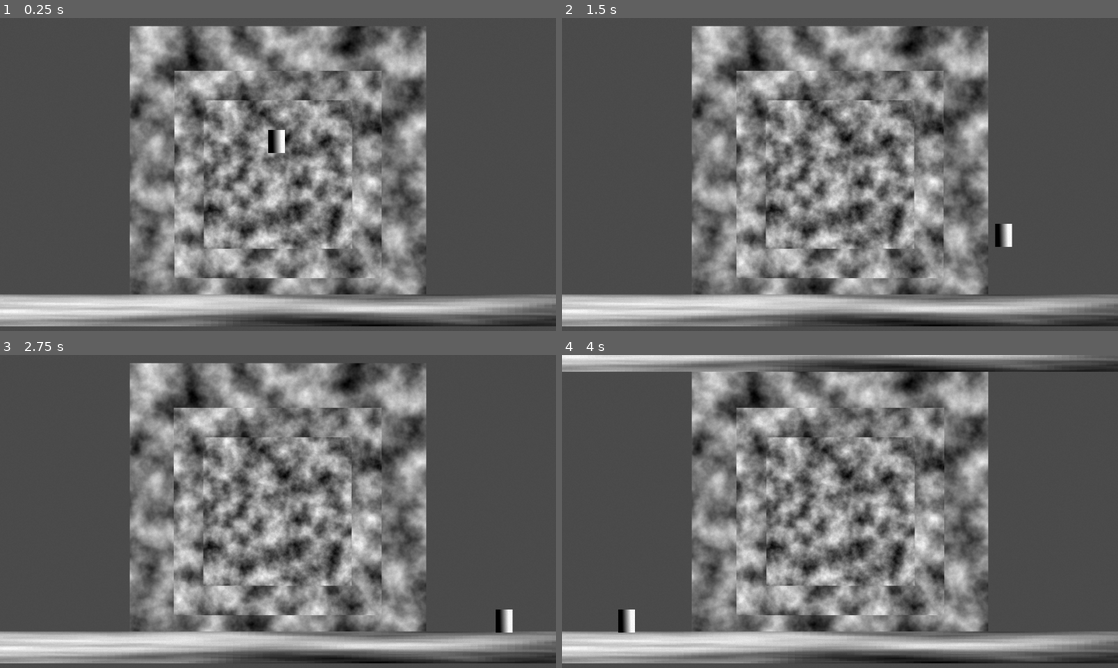
Above: before the commit, frames 1-4 (two rows, left to right).
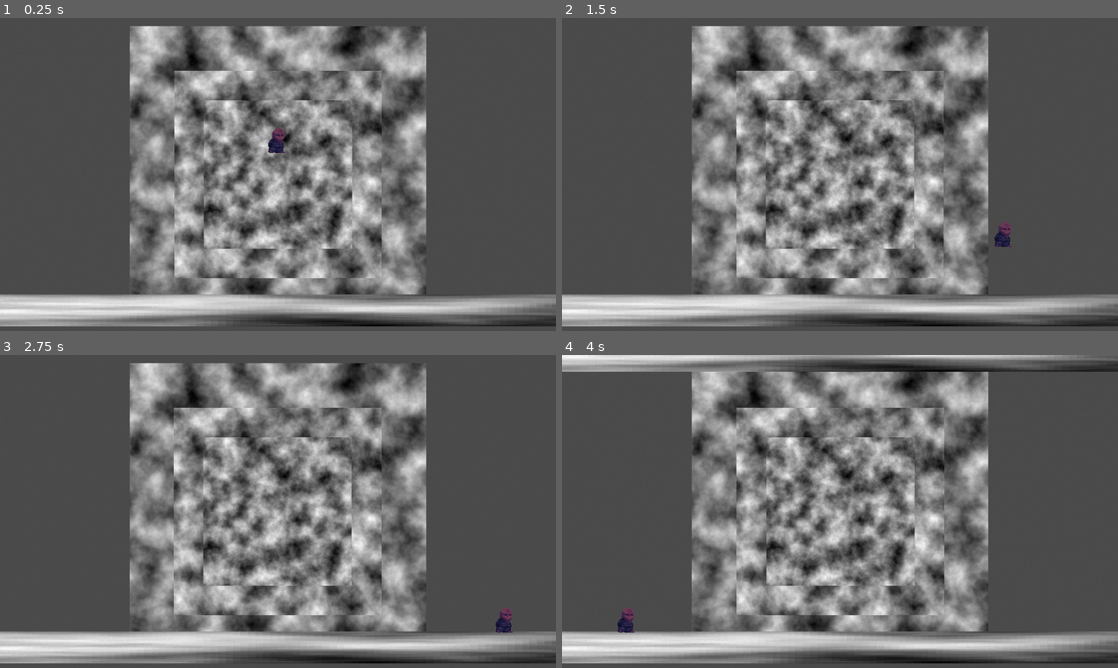
Above: after the commit, the same moments.

Repository: ManechLepage/PlatformerJam
Game: Godot game, scene res://Scenes/main.tscn
Two runs of this game, one before a commit and one after it. Both use one fixed random seed, a clock stepped at 60 frames per second and the inputs below.
Inputs:
- Up to frame 1 (0.25 s): no input
- Up to frame 2 (1.5 s): hold Right (Right) from 0.53 s (still down); tap Z (Meditate) at 0.6 s; tap W (Jump) at 0.77 s; tap X (Wash) at 1.35 s
- Up to frame 3 (2.75 s): tap W (Jump) at 1.52 s; release Right (Right) at 2.03 s; hold Left (Left) from 2.03 s (still down); tap Z (Meditate) at 2.1 s
- Up to frame 4 (4 s): release Left (Left) at 2.78 s; hold Right (Right) from 2.78 s (still down); tap X (Wash) at 2.85 s; tap W (Jump) at 3.02, 3.77 s; tap Z (Meditate) at 3.6 s

The runs differ from the first frame. In frame 1, 0.2% of the frame differs, in the area x 48-52%, y 35-44%; in frame 2, 0.2%, in the area x 77-81%, y 65-74%; in frame 3, 0.2%; in frame 4, 0.2%.

Commit message:
Spritesheet

Diff:
--- a/platformer-jam/Scenes/Player/player.tscn
+++ b/platformer-jam/Scenes/Player/player.tscn
@@ -1,6 +1,7 @@
 [gd_scene format=3 uid="uid://jus0vffp4nem"]
 
 [ext_resource type="Script" uid="uid://b8kew3elbwlo" path="res://Scripts/Player/player.gd" id="1_a3d8c"]
+[ext_resource type="Texture2D" uid="uid://p44sdkr4nqtu" path="res://Sprites/char_sheet.png" id="2_jhyir"]
 [ext_resource type="Script" uid="uid://covxk1e87jddg" path="res://Scripts/Player/StateMachine/state_machine.gd" id="2_xpcdj"]
 [ext_resource type="Script" uid="uid://bm5o7y4tnpqcd" path="res://Scripts/Player/StateMachine/running.gd" id="3_xpcdj"]
 [ext_resource type="Script" uid="uid://cbt0hbfm245pb" path="res://Scripts/Player/StateMachine/idle.gd" id="4_dd0ac"]
@@ -10,14 +11,55 @@
 [ext_resource type="Script" uid="uid://dl3j66yoqe0yg" path="res://Scripts/Player/StateMachine/meditate_running.gd" id="8_jlvik"]
 [ext_resource type="Script" uid="uid://d2y1dft21woiq" path="res://Scripts/Player/StateMachine/wash.gd" id="9_gk6dx"]
 
-[sub_resource type="Gradient" id="Gradient_dd0ac"]
+[sub_resource type="AtlasTexture" id="AtlasTexture_74mp2"]
+atlas = ExtResource("2_jhyir")
+region = Rect2(0, 0, 64, 64)
 
-[sub_resource type="GradientTexture2D" id="GradientTexture2D_g4v7s"]
-gradient = SubResource("Gradient_dd0ac")
-width = 29
-height = 40
-fill_from = Vector2(0.22395833, 0.47395834)
-fill_to = Vector2(0.765625, 0.4565972)
+[sub_resource type="AtlasTexture" id="AtlasTexture_oikmp"]
+atlas = ExtResource("2_jhyir")
+region = Rect2(64, 0, 64, 64)
+
+[sub_resource type="AtlasTexture" id="AtlasTexture_06tpx"]
+atlas = ExtResource("2_jhyir")
+region = Rect2(128, 0, 64, 64)
+
+[sub_resource type="AtlasTexture" id="AtlasTexture_7g0yx"]
+atlas = ExtResource("2_jhyir")
+region = Rect2(192, 0, 64, 64)
+
+[sub_resource type="AtlasTexture" id="AtlasTexture_dey5f"]
+atlas = ExtResource("2_jhyir")
+region = Rect2(256, 0, 64, 64)
+
+[sub_resource type="AtlasTexture" id="AtlasTexture_r5xpd"]
+atlas = ExtResource("2_jhyir")
+region = Rect2(320, 0, 64, 64)
+
+[sub_resource type="SpriteFrames" id="SpriteFrames_g4v7s"]
+animations = [{
+"frames": [{
+"duration": 1.0,
+"texture": SubResource("AtlasTexture_74mp2")
+}, {
+"duration": 1.0,
+"texture": SubResource("AtlasTexture_oikmp")
+}, {
+"duration": 1.0,
+"texture": SubResource("AtlasTexture_06tpx")
+}, {
+"duration": 1.0,
+"texture": SubResource("AtlasTexture_7g0yx")
+}, {
+"duration": 1.0,
+"texture": SubResource("AtlasTexture_dey5f")
+}, {
+"duration": 1.0,
+"texture": SubResource("AtlasTexture_r5xpd")
+}],
+"loop": 1,
+"name": &"default",
+"speed": 5.0
+}]
 
 [sub_resource type="RectangleShape2D" id="RectangleShape2D_dd0ac"]
 size = Vector2(30, 40)
@@ -26,8 +68,10 @@
 collision_layer = 3
 script = ExtResource("1_a3d8c")
 
-[node name="Sprite2D" type="Sprite2D" parent="." unique_id=1332544209]
-texture = SubResource("GradientTexture2D_g4v7s")
+[node name="AnimatedSprite2D" type="AnimatedSprite2D" parent="." unique_id=1673098178]
+position = Vector2(4, -3)
+sprite_frames = SubResource("SpriteFrames_g4v7s")
+autoplay = "default"
 
 [node name="CollisionShape2D" type="CollisionShape2D" parent="." unique_id=285193432]
 shape = SubResource("RectangleShape2D_dd0ac")
